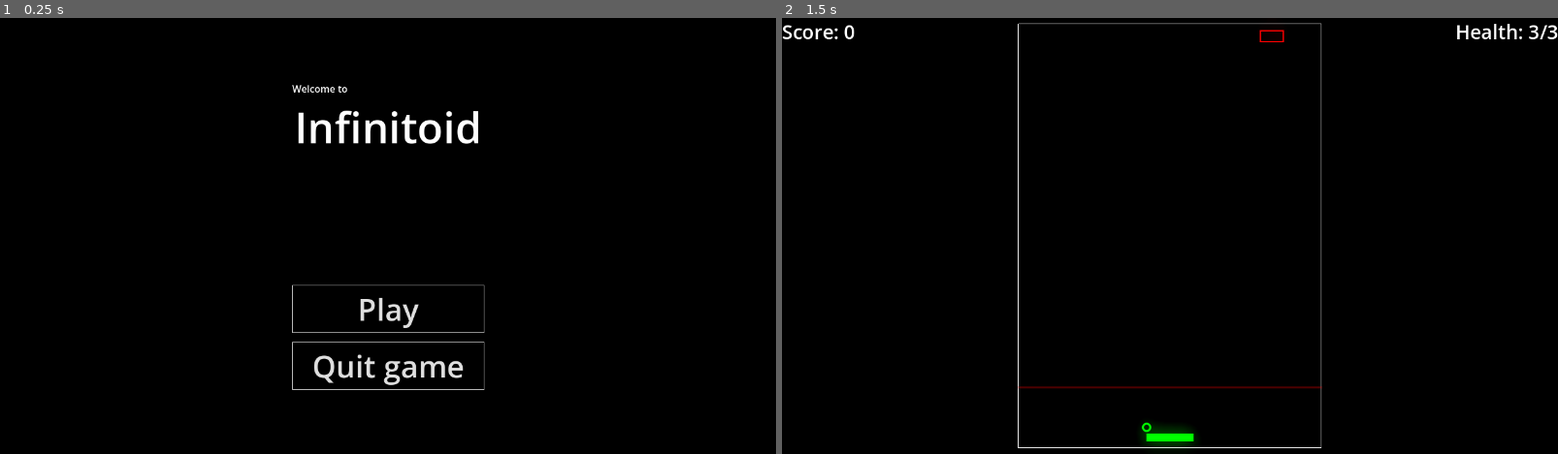
Above: before the commit, frames 1-2 (left to right).
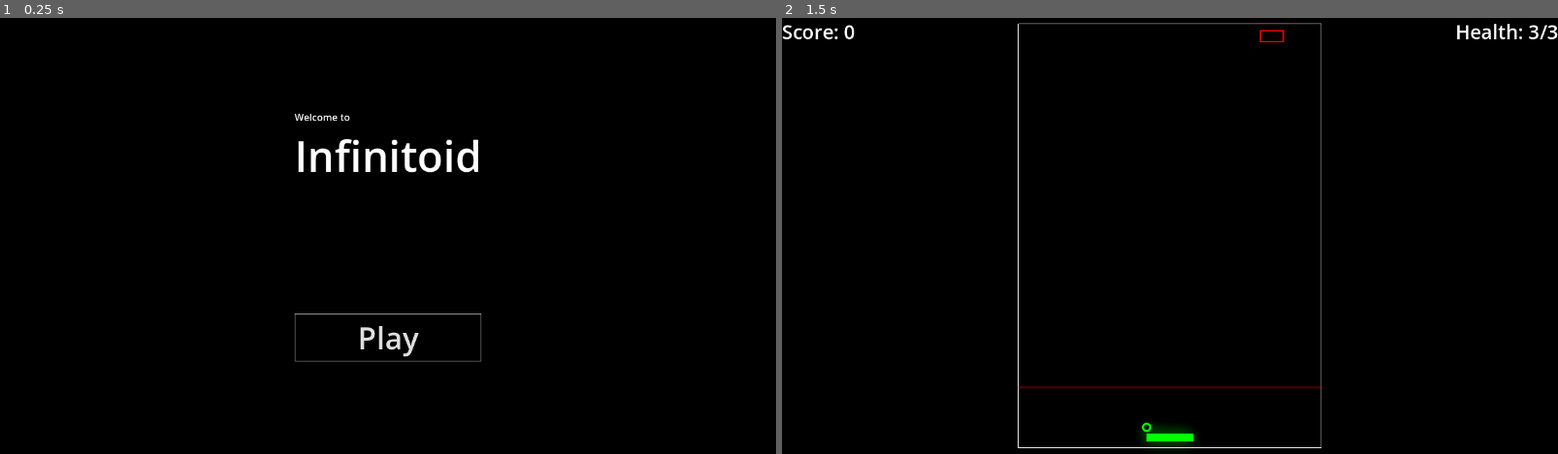
Above: after the commit, the same moments.

Repository: Germenzi/Infinitoid
Game: Godot game, scene res://scenes/main.tscn
Two runs of this game, one before a commit and one after it. Both use one fixed random seed, a clock stepped at 60 frames per second and the inputs below.
Inputs (mouse positions are in pixels of both pictures, inside the frame that each line leads up to):
- Up to frame 1 (0.25 s): no input
- Up to frame 2 (1.5 s): click "Play" at 0.5 s; tap Enter at 1.25 s; move the mouse to (1340, 214) at 1.27 s; hold Up (ui_up) from 1.28 s (still down); tap O at 1.35 s; click (1340, 214) at 1.42 s

The runs differ from the first frame. In frame 1, 2.7% of the frame differs, in the area x 37-63%, y 15-86%; in frame 2, nothing differs.

Commit message:
removed quit button

Diff:
--- a/scenes/main.tscn
+++ b/scenes/main.tscn
@@ -5,10 +5,6 @@
 [sub_resource type="GDScript" id="GDScript_o8j6b"]
 resource_name = "main"
 script/source = "extends Node
-
-
-func _on_main_menu_ui_quit_game_button_pressed() -> void:
-	get_tree().quit()
 
 
 func _on_main_menu_ui_play_infinite_button_pressed() -> void:
@@ -22,4 +18,3 @@
 mouse_filter = 1
 
 [connection signal="play_infinite_button_pressed" from="MainMenuUI" to="." method="_on_main_menu_ui_play_infinite_button_pressed"]
-[connection signal="quit_game_button_pressed" from="MainMenuUI" to="." method="_on_main_menu_ui_quit_game_button_pressed"]
--- a/scenes/main_menu_ui.tscn
+++ b/scenes/main_menu_ui.tscn
@@ -7,14 +7,9 @@
 script/source = "extends Control
 
 signal play_infinite_button_pressed
-signal quit_game_button_pressed
 
 func _on_play_button_pressed() -> void:
 	play_infinite_button_pressed.emit()
-
-
-func _on_quit_game_button_pressed() -> void:
-	quit_game_button_pressed.emit()
 "
 
 [node name="MainMenuUI" type="Control" unique_id=123788492]
@@ -60,10 +55,4 @@
 theme_override_font_sizes/font_size = 50
 text = " Play "
 
-[node name="QuitGameButton" type="Button" parent="VBoxContainer" unique_id=2104786063]
-layout_mode = 2
-theme_override_font_sizes/font_size = 50
-text = "  Quit game  "
-
 [connection signal="pressed" from="VBoxContainer/PlayButton" to="." method="_on_play_button_pressed"]
-[connection signal="pressed" from="VBoxContainer/QuitGameButton" to="." method="_on_quit_game_button_pressed"]
